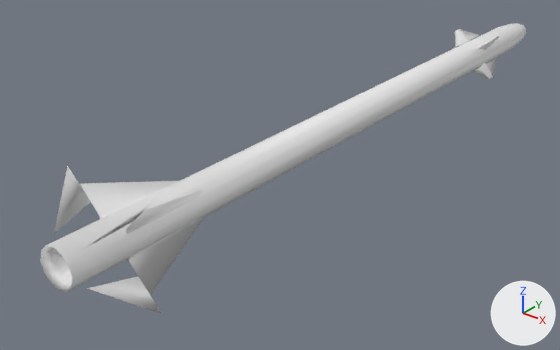
The OBJ model meshes/AAM1.obj as it was, and as the next commit left it.
The view is the same before and after, from a camera (50 mm lens) standing at (1.45, -2.28, 1.05) and looking at (-0.2, -0.22, -0.23). Arrows for +X, +Y and +Z are at lower right; the lights stay in place. Where no turn or scale is listed for an object, it has been applied to the vertices.

Before the edit, the objects in view are built like this:
```python
me_aam1 = bpy.data.meshes.new('AAM1')
me_aam1.from_pydata(...)  # 170 vertices, 240 faces; spans x -0.17..0.17, y -1.35..1.5, z -0.17..0.17
ob_aam1 = bpy.data.objects.new('AAM1', me_aam1)
ob_aam1.location = (0.0, 0.0, 0.0)
```
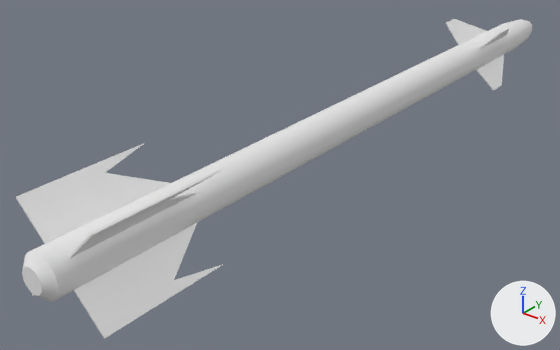
Pixel boxes [x1, y1, x2, y2] of what changed, in the pictures (560 x 350 px):
'AAM1', reshaped (6% wider, 10% taller): before [40, 23, 526, 314]; after [16, 19, 532, 339]
part 1 of me_aam1, rebuilt: before [40, 23, 526, 292]; after [22, 19, 532, 302]
part 2 of me_aam1, rebuilt (57% wider, 162% taller): before [80, 181, 178, 219]; after [16, 143, 170, 244]
part 3 of me_aam1, rebuilt (90% wider, 50% taller): before [125, 218, 203, 295]; after [74, 223, 223, 339]
part 4 of me_aam1, rebuilt (91% wider, 93% taller): before [123, 189, 202, 234]; after [69, 170, 221, 258]
part 5 of me_aam1, deleted: before [54, 29, 499, 314]
part 6 of me_aam1, added: after [446, 19, 509, 91]

Patch to the scene script:
```diff
--- a/meshes/AAM1.obj.py
+++ b/meshes/AAM1.obj.py
@@ me_aam1 @@
-me_aam1.from_pydata(...)  # 170 vertices, 240 faces; spans x -0.17..0.17, y -1.35..1.5, z -0.17..0.17
+me_aam1.from_pydata(...)  # 560 vertices, 1084 faces; spans x -0.15..0.15, y -1.42..1.58, z -0.15..0.15
+# me_aam1 part 1: the loose piece of 62 vertices spanning x -0.06..0.06, y -1.35..1.5, z -0.06..0.06 is rebuilt with 480 vertices and now spans x -0.07..0.07, y -1.42..1.58, z -0.07..0.07
+# me_aam1 part 2: the loose piece of 8 vertices spanning x -0.12..-0.03, y -1.16..-0.87, z 0.03..0.12 is rebuilt with 12 vertices and now spans x -0.15..-0.05, y -1.34..-0.9, z 0.05..0.15, in mat_material_044 (white #e7e7e7)
+# me_aam1 part 3: the loose piece of 8 vertices spanning x 0.03..0.12, y -1.16..-0.87, z -0.12..-0.03 is rebuilt with 12 vertices and now spans x 0.05..0.15, y -1.34..-0.9, z -0.15..-0.05, in mat_material_044 (white #e7e7e7)
+# me_aam1 part 4: the loose piece of 8 vertices spanning x 0.03..0.12, y -1.16..-0.87, z 0.03..0.12 is rebuilt with 12 vertices and now spans x 0.05..0.15, y -1.34..-0.9, z 0.05..0.15, in mat_material_044 (white #e7e7e7)
+# me_aam1 part 5: 8 loose pieces with 76 vertices, spanning x -0.17..0.17, y -1.31..1.1, z -0.17..0.17, are deleted
+# me_aam1 part 6
+# 16 vertices are added at x -0.13..0.13, y 0.91..1.18, z -0.13..0.13
+# 8 new vertices lie (0.0, 0.08, 0.0) away from vertices in x -0.13..0.13, y 0.91, z -0.13..0.13
+# 8 new vertices lie (0.0, -0.29, 0.0) away from vertices in x -0.05..0.05, y 1.18, z -0.05..0.05
+# 48 new faces join them, mat_material_044 (white #e7e7e7)
+# me_aam1 part 7: the surface is now shaded flat
+me_aam1.materials.append(mat_material_044)  # white #e7e7e7
+me_aam1.materials.append(mat_material_001)  # white #e7e7e7
+me_aam1.materials.append(mat_material_002)  # white #e7e7e7
+me_aam1.materials.append(mat_material_004)  # white #e7e7e7
+me_aam1.materials.append(mat_material_015)  # white #e7e7e7
+me_aam1.materials.append(mat_material_006)  # white #e7e7e7
```
